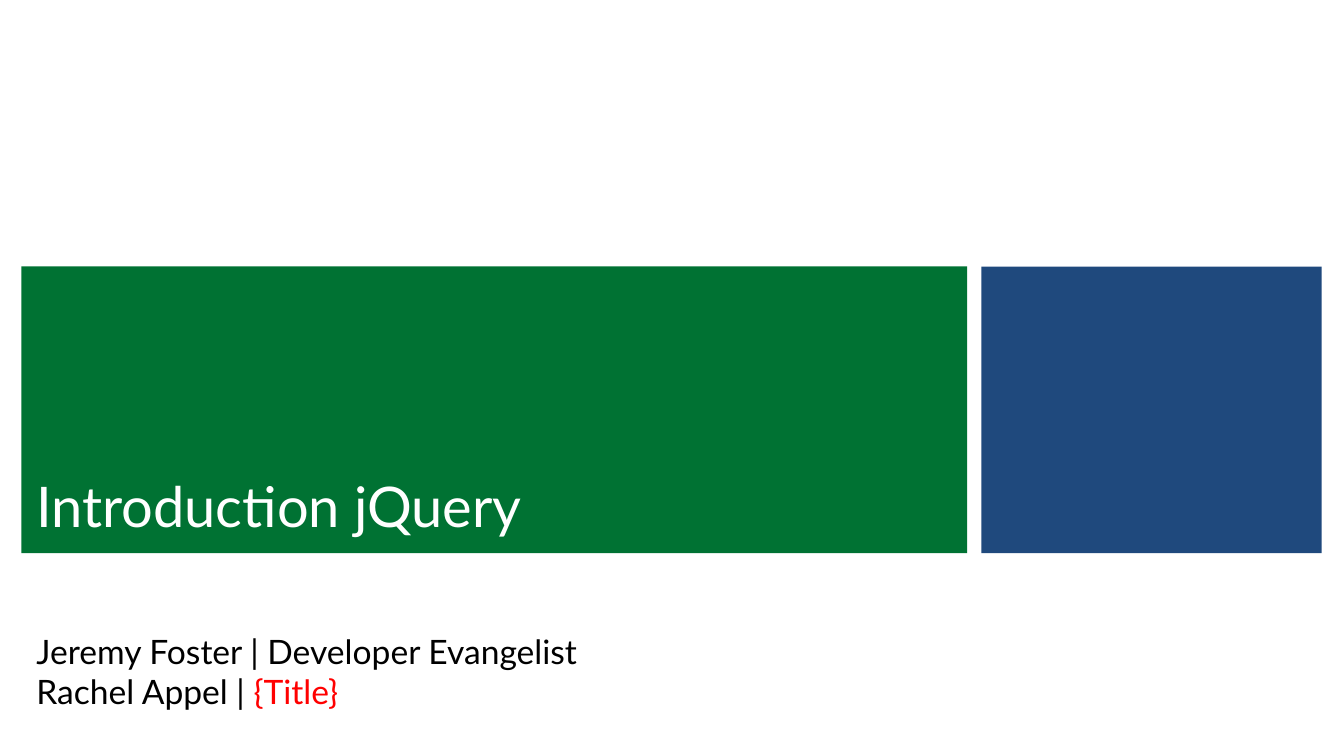
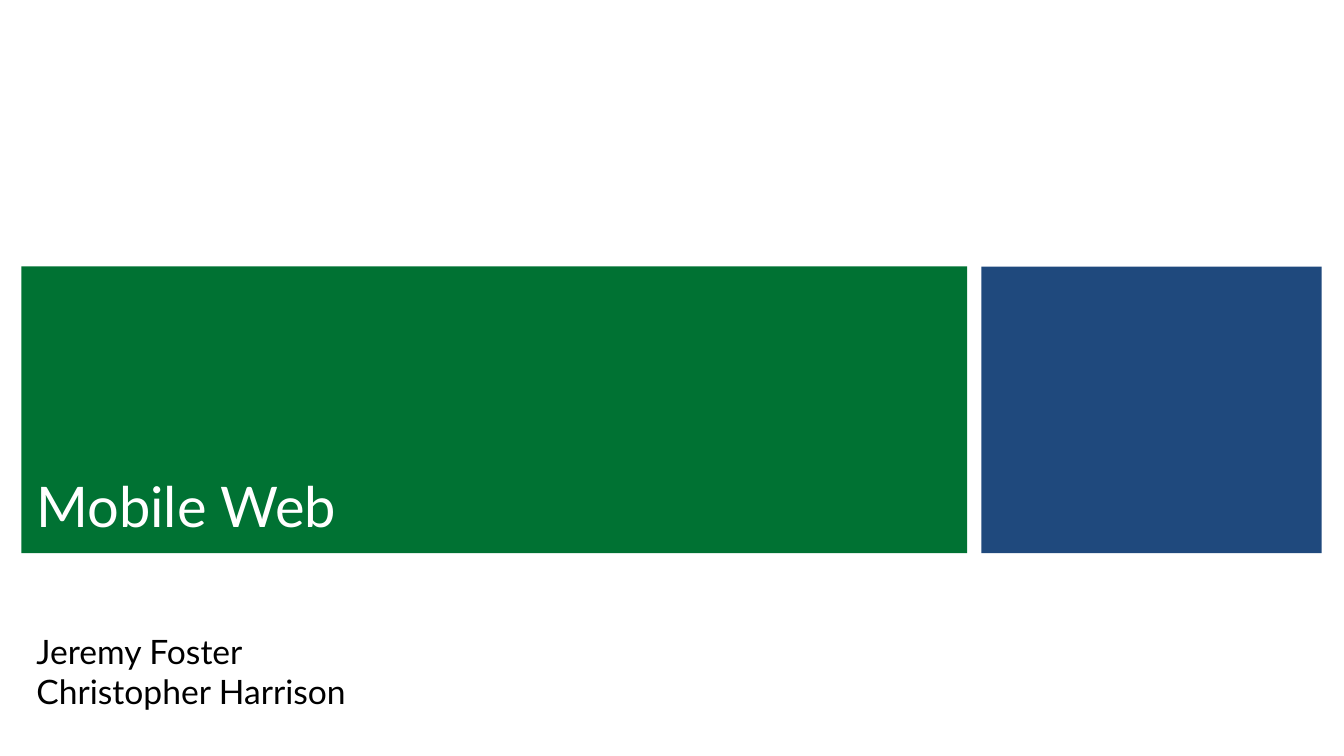
Before and after one commit to CharaD7/FrayedKnot, a slide deck: slide 1 of Slides/M4 Server.pptx. Drawn at 1344x756 pixels with LibreOffice and Linux fonts; fonts in the diff are those of the drawing; background and template pictures are left out. Boxes give left, top, right and bottom in pixels: in the first picture for what was removed or moved away, otherwise in the second. Text is boxed around its words. In the diff, an @@ line names an element or a change of style, - is before the commit and + after.

Commit message:
update all slides to baseline (correct titles, etc.)

```diff
--- a/Slides/M4 Server.pptx
+++ b/Slides/M4 Server.pptx
@@ title at [36,485,336,528]: text changed @@
-Introduction jQuery
+Mobile Web
@@ subtitle at [36,640,346,710]: text changed @@
-Jeremy Foster | Developer Evangelist
-Rachel Appel | {Title}
+Jeremy Foster
+Christopher Harrison
```
Also in this commit, not shown: 2 other slides changed, 6 other files.
